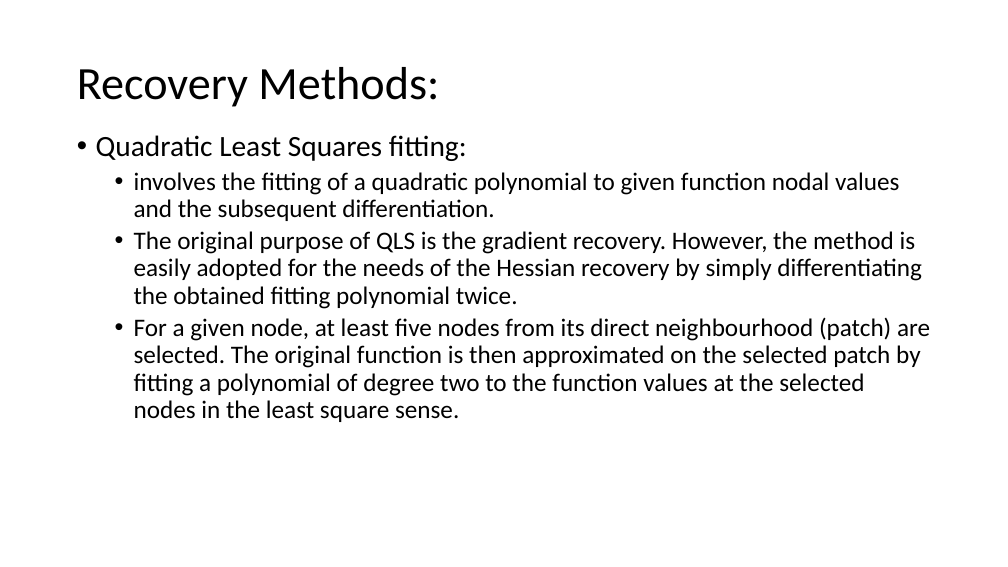
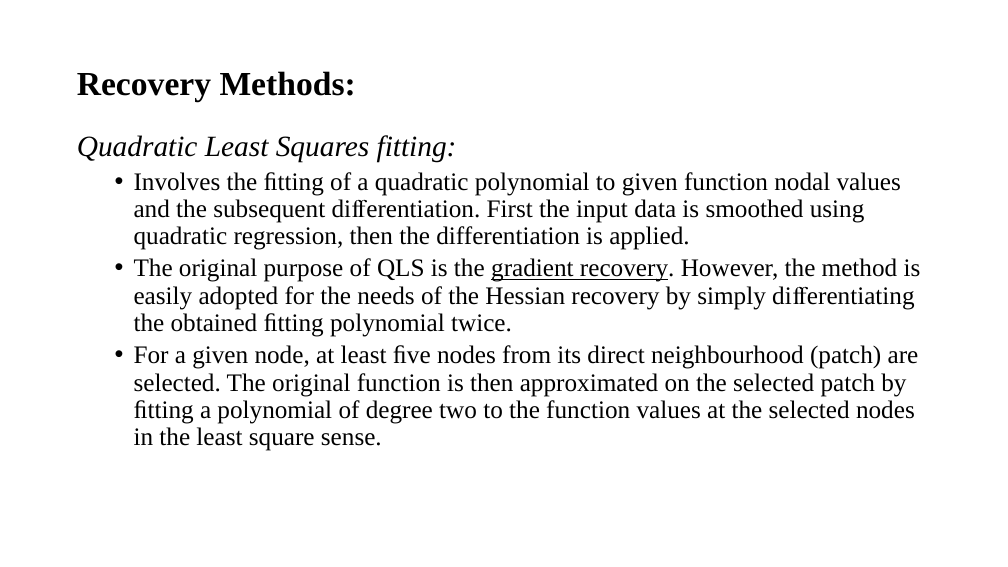
Before and after one commit to lohith921/amr, a slide deck: slide 5 of HBA.pptx. Drawn at 1008x567 pixels with LibreOffice and Linux fonts; fonts in the diff are those of the drawing. Boxes give left, top, right and bottom in pixels: in the first picture for what was removed or moved away, otherwise in the second. Text is boxed around its words. In the diff, an @@ line names an element or a change of style, - is before the commit and + after.

```diff
--- a/HBA.pptx
+++ b/HBA.pptx
@@ title "Recovery Methods:" at <box>77,71,356,102</box>: size 44 to 32 pt, font Calibri to Times New Roman, bold on @@
@@ text at <box>77,135,921,451</box>: font Calibri to Times New Roman in "Quadratic Least Squares fitting:", "The original purpose of QLS is the ...", "For a given node, at least ﬁve ..."; italic on in "Quadratic Least Squares fitting:"; underline on in "gradient recovery."; bullet • to none @@
@@ text at <box>134,172,901,250</box>: text changed; font Calibri to Times New Roman @@
-  • involves the ﬁtting of a quadratic polynomial to given function nodal values and the subsequent diﬀerentiation.
+  • Involves the ﬁtting of a quadratic polynomial to given function nodal values and the subsequent diﬀerentiation. First the input data is smoothed using quadratic regression, then the differentiation is applied.
```
Also in this commit, not shown: 22 other slides changed, 6 slides added, 6 slides removed.
